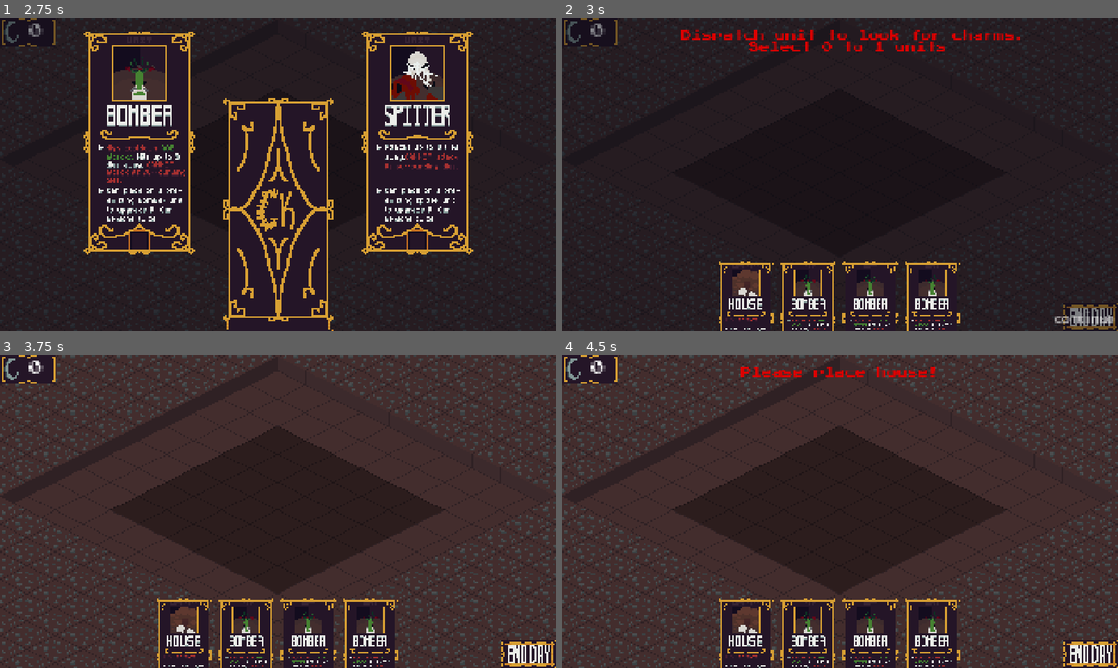
Above: before the commit, frames 1-4 (two rows, left to right).
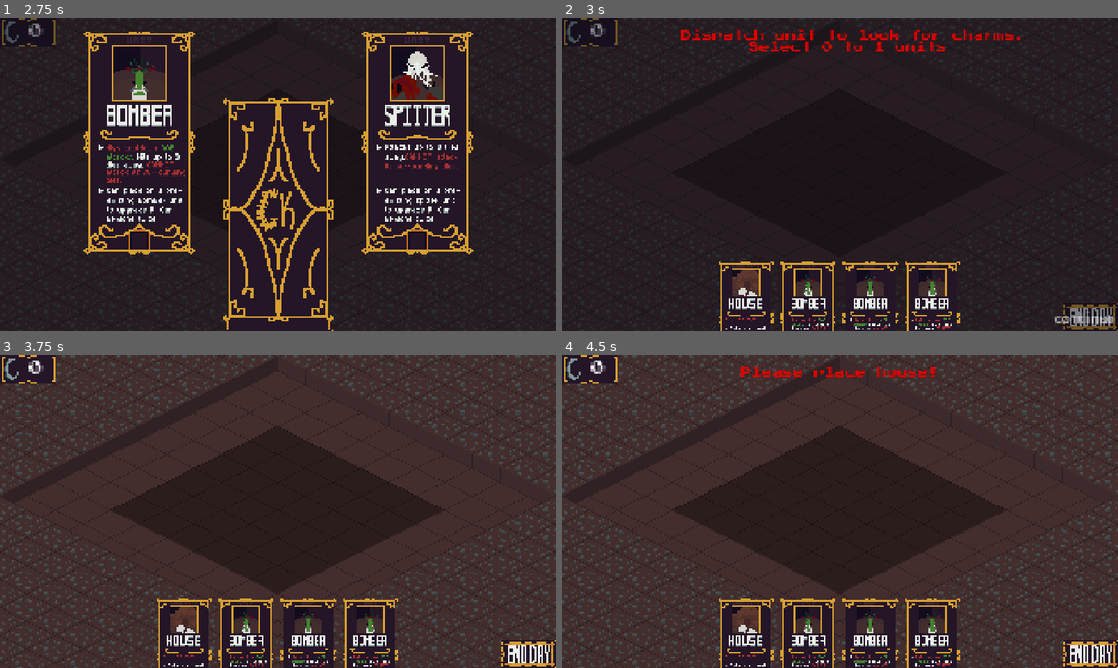
Above: after the commit, the same moments.

Repository: LogCheung/Critterking
Game: Godot game, scene res://World/Scenes/world.tscn
The game is run twice, just before and just after one commit, with the same random seed, the same clock (stepped at 60 frames per second) and the same inputs.
Inputs (mouse positions are in pixels of both pictures, inside the frame that each line leads up to):
- Up to frame 1 (2.75 s): click (500, 58) at 0.5 s; tap Enter (ui_accept) at 1.25, 1.52 s; move the mouse to (400, 158) at 1.27 s; press the mouse at (400, 158) at 1.28 s; release the mouse at (400, 158) at 2 s; click (272, 215) at 2 s
- Up to frame 2 (3 s): click (701, 143) at 2.77 s
- Up to frame 3 (3.75 s): click "continue" at 3.5 s
- Up to frame 4 (4.5 s): click (1090, 652) at 4.25 s

Frame 1 is identical in both runs. In frame 2, 0.7% of the frame differs, in the area x 28-72%, y 77-100%; in frame 3, 0.7%; in frame 4, 0.7%.
Error in both runs: Invalid access to property or key 'type' on a base object of type 'Nil'. (res://UI/Scripts/ui.gd:235)

Commit message:
card and charm assets
functionality tmrw

Diff:
--- a/minibadkings/UI/Scenes/card.tscn
+++ b/minibadkings/UI/Scenes/card.tscn
@@ -84,14 +84,15 @@
 focus_mode = 0
 flat = true
 
+[node name="CharmPos" type="Node2D" parent="Sprite2D"]
+unique_name_in_owner = true
+position = Vector2(64, 241)
+
 [node name="AnimationPlayer" type="AnimationPlayer" parent="."]
 libraries = {
 &"": SubResource("AnimationLibrary_o5kma")
 }
 
-[node name="CharmPos" type="Node2D" parent="."]
-position = Vector2(64, 242)
-
 [connection signal="mouse_entered" from="Sprite2D/Selected" to="." method="_on_selected_mouse_entered"]
 [connection signal="mouse_exited" from="Sprite2D/Selected" to="." method="_on_selected_mouse_exited"]
 [connection signal="pressed" from="Sprite2D/Selected" to="." method="_on_selected_pressed"]
--- a/minibadkings/UI/Scenes/ui.tscn
+++ b/minibadkings/UI/Scenes/ui.tscn
@@ -519,7 +519,6 @@
 
 [node name="Hand" type="Control" parent="."]
 unique_name_in_owner = true
-visible = false
 layout_mode = 3
 anchors_preset = 0
 offset_right = 1920.0
@@ -535,9 +534,9 @@
 anchor_right = 0.5
 anchor_bottom = 1.0
 offset_left = -915.0
-offset_top = -239.0
+offset_top = -240.0
 offset_right = 367.0
-offset_bottom = 33.0
+offset_bottom = 32.0
 grow_horizontal = 2
 grow_vertical = 0
 scale = Vector2(1.5, 1.5)
--- a/minibadkings/UI/Scripts/card.gd
+++ b/minibadkings/UI/Scripts/card.gd
@@ -29,7 +29,7 @@
 @onready var tileWorld : TileWorld = get_tree().get_first_node_in_group("TILEWORLD")
 @onready var world : World = get_tree().get_first_node_in_group("WORLD")
 @onready var button: Button = %Selected
-@onready var charm_pos: Node2D = $CharmPos
+@onready var charm_pos: Node2D = %CharmPos
 
 var default_position : Vector2
 var default_custom_min : Vector2
@@ -128,9 +128,11 @@
 			return
 		var group = GROUP.instantiate()
 		group.type = type
+		group.charm = charm
 		group.upgraded = level > 0
 		group.max_size = 12 if level == 2 else 9
 		group.global_position = tileWorld.ground.map_to_local(tile)
+		group.charm
 		await get_tree().create_timer(.2).timeout
 		groupNode.add_child(group)
 
@@ -252,13 +254,16 @@
 
 		var newCharm = preload("res://Units/Scenes/charm.tscn").instantiate()
 		newCharm.type = type - CARDTYPE.HEARTLOCKET
-		newCard.charm = newCharm
 
 		print("is now : " + str(newCard.type))
 		Global.cardsInHand.append(newCard)
 		ui.hand.get_child(0).add_child(newCard)
+		Global.cardsDispatched.remove_at(Global.cardsDispatched.find(card))
+
 		newCard.for_show = false
-		Global.cardsDispatched.remove_at(Global.cardsDispatched.find(card))
+		newCard.charm_pos.add_child(newCharm)
+		newCard.charm = newCharm
+
 		return
 
 	var dupe : Card = preload("res://UI/Scenes/card.tscn").instantiate()
@@ -266,6 +271,64 @@
 	Global.cardsInHand.append(dupe)
 	dupe.for_show = false
 	ui.hand.get_child(0).add_child(dupe) # container
+
+func match_building_type(building : Building) -> Building:
+	match type:
+		CARDTYPE.TRAPS:
+			building.type = Building.TYPE.TRAP
+		CARDTYPE.HOUSE:
+			building.type = Building.TYPE.HOUSE
+			if check_if_blocking(tile):
+				sprite_2d.scale = Vector2(1.0,1.0)
+				position = default_position
+				selected = false
+				building = null
+		CARDTYPE.CARE:
+			building.type = Building.TYPE.CARE
+			if check_if_blocking(tile):
+				sprite_2d.scale = Vector2(1.0,1.0)
+				position = default_position
+				selected = false
+				building = null
+		CARDTYPE.FARM:
+			building.type = Building.TYPE.FARM
+		CARDTYPE.SAPSTORE:
+			building.type = Building.TYPE.SAPSTORE
+		CARDTYPE.NURSERY:
+			building.type = Building.TYPE.NURSERY
+		CARDTYPE.STORAGE:
+			building.type = Building.TYPE.STORAGE
+	return building
+
+func _on_selected_pressed() -> void:
+	if choice_picked : return
+	if being_charmed : return
+	if for_show:
+		choice_picked = true
+		ui.anim.play("cardhide")
+		add_card_to_hand()
+
+	var cards = get_tree().get_nodes_in_group("CARD")
+	cards = cards.filter(func(c):return c.for_show)
+	for c : Card in cards:
+		c.choice_picked = true
+
+func _on_selected_mouse_entered() -> void:
+	if for_show : return
+	if selected : return
+	if refreshing : return
+	if setting_up : return
+	sprite_2d.scale = Vector2(1.5,1.5)
+	sprite_2d.position.y = default_position.y - (custom_minimum_size.y / 1.5) - 32
+	custom_minimum_size.x = default_custom_min.x * 1.5
+	is_under_mouse = true
+	z_index = 4096
+func _on_selected_mouse_exited() -> void:
+	if for_show : return
+	if selected : return
+	if refreshing : return
+	if setting_up : return
+	set_to_default()
 
 func match_sprite_type() -> void:
 	match type:
@@ -297,64 +360,24 @@
 			sprite_2d.texture = preload("res://UI/Assets/cards/nurseryCard.png")
 		CARDTYPE.STORAGE:
 			sprite_2d.texture = preload("res://UI/Assets/cards/storageCard.png")
+		CARDTYPE.HEARTLOCKET:
+			sprite_2d.texture = preload("res://UI/Assets/cards/locketCard.png")
+		CARDTYPE.RING:
+			sprite_2d.texture = preload("res://UI/Assets/cards/ringCard.png")
+		CARDTYPE.SWORD:
+			sprite_2d.texture = preload("res://UI/Assets/cards/swordCard.png")
+		CARDTYPE.FLAG:
+			sprite_2d.texture = preload("res://UI/Assets/cards/flagCard.png")
+		CARDTYPE.SODA:
+			sprite_2d.texture = preload("res://UI/Assets/cards/sodaCard.png")
+		CARDTYPE.ROLLERSKATE:
+			sprite_2d.texture = preload("res://UI/Assets/cards/skateCard.png")
+		CARDTYPE.MEDKIT:
+			sprite_2d.texture = preload("res://UI/Assets/cards/medkitCard.png")
+		CARDTYPE.GLASSES:
+			sprite_2d.texture = preload("res://UI/Assets/cards/glassesCard.png")
+		CARDTYPE.NAIL:
+			sprite_2d.texture = preload("res://UI/Assets/cards/nailsCard.png")
 
 	%Upgrade1.visible = level == 1
 	%Upgrade2.visible = level == 2
-
-func match_building_type(building : Building) -> Building:
-	match type:
-		CARDTYPE.TRAPS:
-			building.type = Building.TYPE.TRAP
-		CARDTYPE.HOUSE:
-			building.type = Building.TYPE.HOUSE
-			if check_if_blocking(tile):
-				sprite_2d.scale = Vector2(1.0,1.0)
-				position = default_position
-				selected = false
-				building = null
-		CARDTYPE.CARE:
-			building.type = Building.TYPE.CARE
-			if check_if_blocking(tile):
-				sprite_2d.scale = Vector2(1.0,1.0)
-				position = default_position
-				selected = false
-				building = null
-		CARDTYPE.FARM:
-			building.type = Building.TYPE.FARM
-		CARDTYPE.SAPSTORE:
-			building.type = Building.TYPE.SAPSTORE
-		CARDTYPE.NURSERY:
-			building.type = Building.TYPE.NURSERY
-		CARDTYPE.STORAGE:
-			building.type = Building.TYPE.STORAGE
-	return building
-
-func _on_selected_pressed() -> void:
-	if choice_picked : return
-	if being_charmed : return
-	if for_show:
-		choice_picked = true
-		ui.anim.play("cardhide")
-		add_card_to_hand()
-
-	var cards = get_tree().get_nodes_in_group("CARD")
-	cards = cards.filter(func(c):return c.for_show)
-	for c : Card in cards:
-		c.choice_picked = true
-
-func _on_selected_mouse_entered() -> void:
-	if for_show : return
-	if selected : return
-	if refreshing : return
-	if setting_up : return
-	sprite_2d.scale = Vector2(1.5,1.5)
-	sprite_2d.position.y = default_position.y - (custom_minimum_size.y / 1.5) - 32
-	custom_minimum_size.x = default_custom_min.x * 1.5
-	is_under_mouse = true
-	z_index = 4096
-func _on_selected_mouse_exited() -> void:
-	if for_show : return
-	if selected : return
-	if refreshing : return
-	if setting_up : return
-	set_to_default()
--- a/minibadkings/Units/Scenes/charm.tscn
+++ b/minibadkings/Units/Scenes/charm.tscn
@@ -1,6 +1,8 @@
-[gd_scene load_steps=2 format=3 uid="uid://cvvp4qfrbhp5o"]
+[gd_scene load_steps=3 format=3 uid="uid://cvvp4qfrbhp5o"]
 
 [ext_resource type="Script" uid="uid://b1lrabe1xnvcn" path="res://Units/charm.gd" id="1_486ah"]
+[ext_resource type="Texture2D" uid="uid://eugvatb0clr2" path="res://UI/Assets/charms/medkitIcon.png" id="1_dguic"]
 
 [node name="Charm" type="Sprite2D"]
+texture = ExtResource("1_dguic")
 script = ExtResource("1_486ah")
--- a/minibadkings/Units/Scripts/group.gd
+++ b/minibadkings/Units/Scripts/group.gd
@@ -9,6 +9,7 @@
 @export var selected : bool = false
 @export var unitsArray : Array[Unit]
 @export var upgraded : bool = false
+@export var charm : Charm
 
 @onready var tileWorld : TileWorld = get_tree().get_first_node_in_group("TILEWORLD")
 @onready var unitsNode : Node2D = get_tree().get_first_node_in_group("UNITSNODE")
--- a/minibadkings/Units/charm.gd
+++ b/minibadkings/Units/charm.gd
@@ -6,3 +6,24 @@
 }
 
 @export var type : TYPE
+
+func _ready() -> void:
+	match type:
+		TYPE.HEARTLOCKET:
+			texture = preload("res://UI/Assets/charms/locketIcon.png")
+		TYPE.RING:
+			texture = preload("res://UI/Assets/charms/ringIcon.png")
+		TYPE.SWORD:
+			texture = preload("res://UI/Assets/charms/swordIcon.png")
+		TYPE.FLAG:
+			texture = preload("res://UI/Assets/charms/flagIcon.png")
+		TYPE.SODA:
+			texture = preload("res://UI/Assets/charms/sodaIcon.png")
+		TYPE.ROLLERSKATE:
+			texture = preload("res://UI/Assets/charms/skateIcon.png")
+		TYPE.MEDKIT:
+			texture = preload("res://UI/Assets/charms/medkitIcon.png")
+		TYPE.GLASSES:
+			texture = preload("res://UI/Assets/charms/glassesIcon.png")
+		TYPE.NAIL:
+			texture = preload("res://UI/Assets/charms/nailsIcon.png")
Binary file added: minibadkings/UI/Assets/cards/flagCard.png
Not shown, added: minibadkings/UI/Assets/cards/flagCard.png.import
Binary file added: minibadkings/UI/Assets/cards/glassesCard.png
Not shown, added: minibadkings/UI/Assets/cards/glassesCard.png.import
Binary file added: minibadkings/UI/Assets/cards/locketCard.png
Not shown, added: minibadkings/UI/Assets/cards/locketCard.png.import
Binary file added: minibadkings/UI/Assets/cards/medkitCard.png
Not shown, added: minibadkings/UI/Assets/cards/medkitCard.png.import
Binary file added: minibadkings/UI/Assets/cards/nailsCard.png
Not shown, added: minibadkings/UI/Assets/cards/nailsCard.png.import
Binary file added: minibadkings/UI/Assets/cards/ringCard.png
Not shown, added: minibadkings/UI/Assets/cards/ringCard.png.import
(and 24 more such lines)
